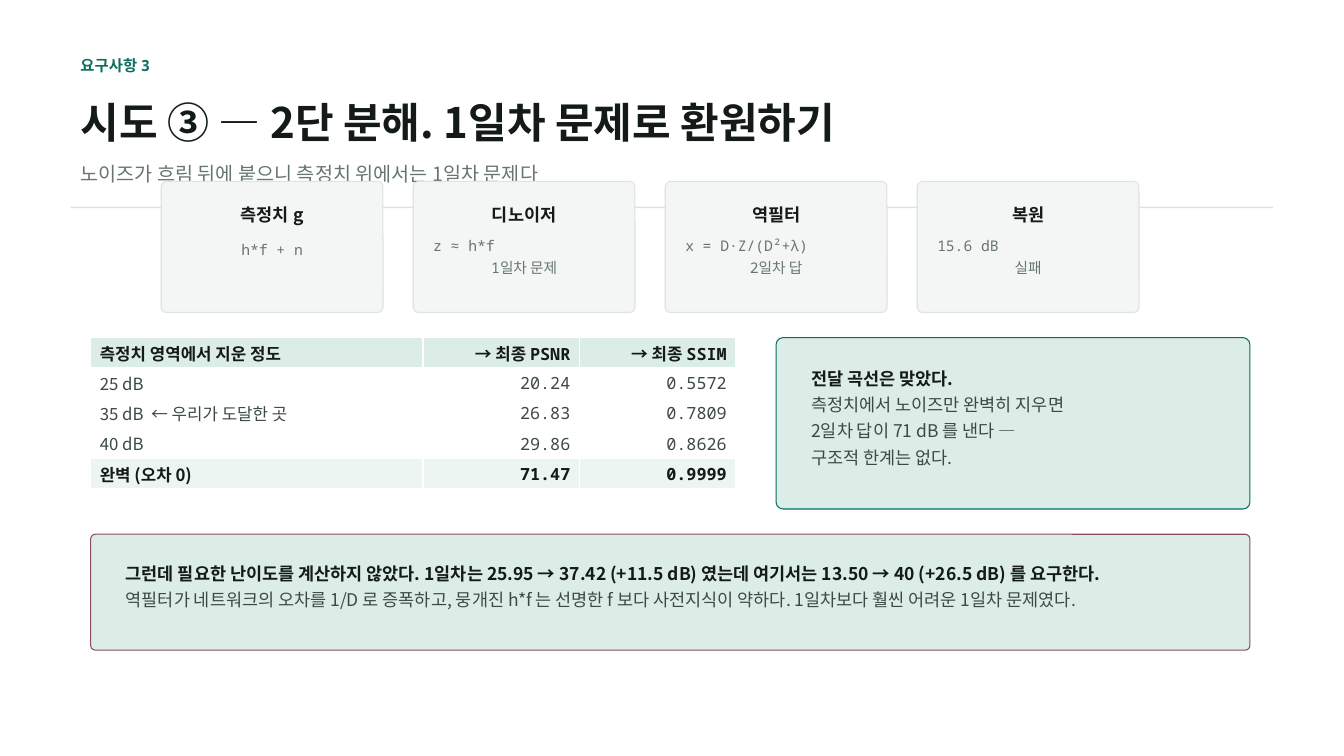
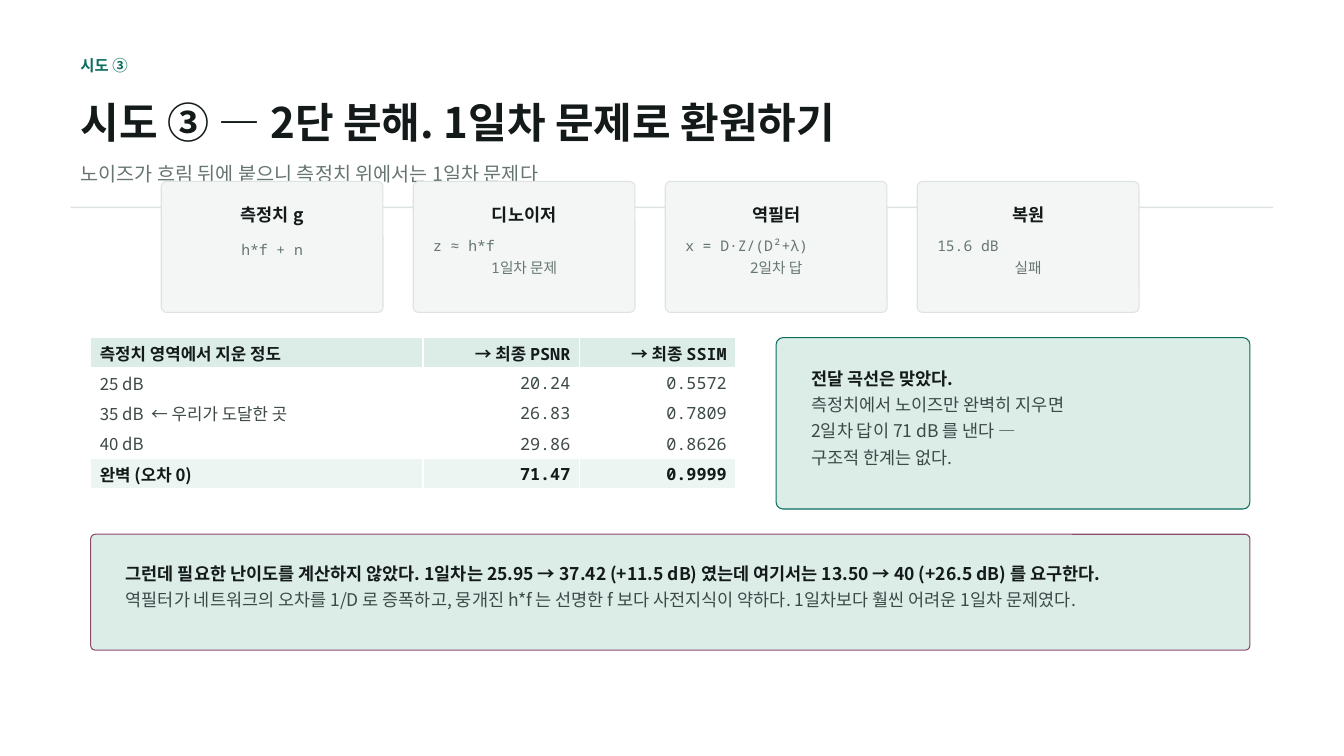
Before and after one commit to kithhooni-commits/ds-practice, a slide deck: slide 9 of 실습5/실습5_day3_발표.pptx. Drawn at 1344x756 pixels with LibreOffice and Linux fonts; fonts in the diff are those of the drawing. Boxes give left, top, right and bottom in pixels: in the first picture for what was removed or moved away, otherwise in the second. Text is boxed around its words. In the diff, an @@ line names an element or a change of style, - is before the commit and + after.

```diff
--- a/실습5/실습5_day3_발표.pptx
+++ b/실습5/실습5_day3_발표.pptx
@@ text at [80,58,127,73]: text changed @@
-요구사항 3
+시도 ③
```
Also in this commit, not shown: 12 other slides changed, 1 other file.
